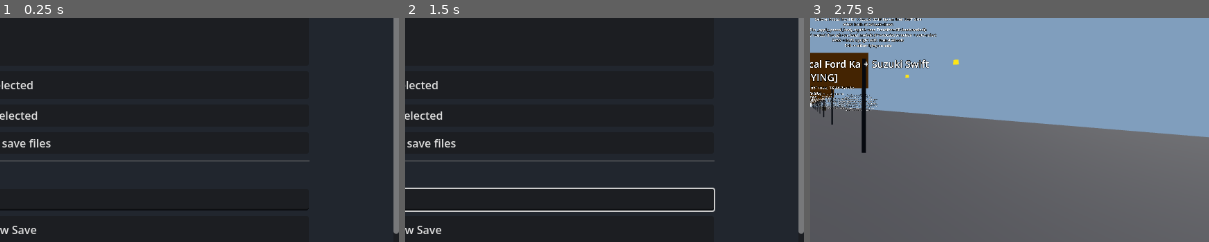
Above: before the commit, frames 1-3 (left to right).
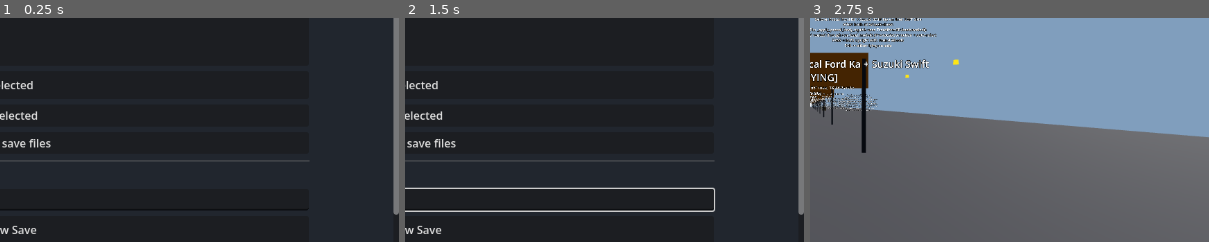
Above: after the commit, the same moments.

Repository: Apn0/CeDo-Sim
Game: Godot game, scene res://src/scenes/menus/main_menu/MainMenu.tscn
The game is run twice, just before and just after one commit, with the same random seed, the same clock (stepped at 60 frames per second) and the same inputs.
Inputs (mouse positions are % of the whole screen's width and height, from its top left):
- Up to frame 1 (0.25 s): no input
- Up to frame 2 (1.5 s): click (50, 71) at 0.52 s; type "Alex" at 0.6 s; click "Setup World Layout" at 1.25 s
- Up to frame 3 (2.75 s): click "TEST GAUNTLET (verify the bac…" at 2 s
The pictures show only the part of the screen within x 50-100%, y 31-81%; the shares and areas given below are measured in that part.

The runs differ from the first frame. In frame 1, 0.1% of the frame differs, in the area x 98-100%, y 87-97%; in frame 2, 0.1%; in frame 3, nothing differs.

Commit message:
Extruder test gauntlet — flat-floor live-editing bench + main-menu button
New ExtruderGauntlet scene (extends GauntletWorld for floor/sun/player/
HUD/BuildMode plumbing, no station signs):
- detailed extruder unit (catalog extruder_3a) at (8,0,10)
- cutter-compactor / PCU at the intake side
- lump cart at the laser-filter discharge
- Extruder3B.tscn sim brain co-located with the detailed model
  (placeholder box hidden) so HMI scopes, SWI-049 startup, SimTick and
  the FAULT cascade run against the real ExtruderModel.

MainMenu: 'Extruder test gauntlet' button added programmatically after
Macro sandbox. Intended workflow: run from the Godot editor and use
live scene editing to tune values in-session, then persist confirmed
values to the static scripts/catalog.

Verified: headless boot prints all four _ready stage markers, no script
errors.

Co-Authored-By: Claude Fable 5 <noreply@anthropic.com>

Diff:
--- a/src/scenes/menus/main_menu/MainMenu.gd
+++ b/src/scenes/menus/main_menu/MainMenu.gd
@@ -47,6 +47,16 @@
 	sandbox_btn.pressed.connect(_on_sandbox_pressed)
 	if vbox != null:
 		vbox.add_child(sandbox_btn)
+	# Extruder test gauntlet — flat-floor live-editing bench: one detailed
+	# extruder + cutter-compactor + live ExtruderMachine sim. Meant to be run
+	# alongside the Godot editor so live scene editing applies in-session.
+	var extg_btn := Button.new()
+	extg_btn.text = "Extruder test gauntlet"
+	extg_btn.custom_minimum_size = Vector2(0, 40)
+	extg_btn.mouse_filter = Control.MOUSE_FILTER_STOP
+	extg_btn.pressed.connect(_on_extruder_gauntlet_pressed)
+	if vbox != null:
+		vbox.add_child(extg_btn)
 		vbox.move_child(sandbox_btn, customize_btn.get_index() + 1)
 	# Feature Tester — sandbox with live dials for tuning a new feature's look
 	# (starts with the water-pipe + film stream).
@@ -128,6 +138,12 @@
 	_go_to_scene("res://src/scenes/world/GauntletWorld.tscn",
 		"Loading gauntlet…", "")
 
+## Flat-floor extruder bench (extruder + PCU + live sim) for editor-driven
+## live tuning. See ExtruderGauntlet.gd.
+func _on_extruder_gauntlet_pressed() -> void:
+	_go_to_scene("res://src/scenes/world/ExtruderGauntlet.tscn",
+		"Loading extruder bench…", "")
+
 # ── Save-file deletion ───────────────────────────────────────────────────────
 ## Translate the display name back to the on-disk filename. "default" is the
 ## historical label for the legacy `cedo_simulator_save.json`; everything else
--- /dev/null
+++ b/src/scenes/world/ExtruderGauntlet.gd
@@ -0,0 +1,92 @@
+extends "res://src/scenes/world/GauntletWorld.gd"
+##
+## EXTRUDER TEST GAUNTLET — a minimal live-editing bench.
+##
+## Flat floor + sun + player + ONE extruder line rig:
+##   * detailed extruder unit (catalog "extruder_3a" — EIRENE/Wave-Cut model)
+##   * cutter-compactor / PCU (catalog "cutter_compactor") at the intake side
+##   * lump cart parked at the laser-filter discharge
+##   * Extruder3B.tscn sim brain (ExtruderMachine + ExtruderConfig) placed at
+##     the detailed model with its placeholder box hidden — so the HMI scopes,
+##     SWI-049 startup flow, SimTick ticking and the FAULT cascade all run
+##     against the real sim while the operator looks at the real model.
+##
+## Purpose: run from the Godot editor (F5 → this scene, or via the main-menu
+## button) and use LIVE SCENE EDITING — tweak transforms/params in the editor
+## while the debugger session is running, watch them apply in-game, then save
+## confirmed values back into the static scripts/catalog.
+##
+## Inherits GauntletWorld for the floor/sun/player/HUD/BuildMode plumbing but
+## replaces the station walk entirely — no signs, no Y/N/R status board.
+
+func _ready() -> void:
+	print("[ExtruderGauntlet] _ready start")
+	_build_bench_floor()
+	_build_sky_light()
+	print("[ExtruderGauntlet] floor+light done, building rig…")
+	_build_rig()
+	print("[ExtruderGauntlet] rig done, spawning player…")
+	_build_player()
+	OperatorContext.spawn_under(self, _player)
+	_spawn_build_mode()
+	_spawn_hud()
+	Input.mouse_mode = Input.MOUSE_MODE_CAPTURED
+	print("[ExtruderGauntlet] bench ready — extruder_3a + cutter_compactor + lump cart; HMI + BuildMode live")
+
+## Fixed 60×40 slab — the parent's floor sizes itself from STATIONS, which
+## this bench doesn't use.
+func _build_bench_floor() -> void:
+	var floor_body := StaticBody3D.new()
+	floor_body.name = "BenchFloor"
+	add_child(floor_body)
+	var mesh := MeshInstance3D.new()
+	var bm := BoxMesh.new()
+	bm.size = Vector3(60.0, FLOOR_THICKNESS_M, 40.0)
+	mesh.mesh = bm
+	var mat := StandardMaterial3D.new()
+	mat.albedo_color = Color(0.30, 0.30, 0.32)
+	mat.roughness = 0.88
+	mesh.material_override = mat
+	mesh.position = Vector3(10.0, -FLOOR_THICKNESS_M * 0.5, 8.0)
+	floor_body.add_child(mesh)
+	var col := CollisionShape3D.new()
+	var bx := BoxShape3D.new()
+	bx.size = bm.size
+	col.shape = bx
+	col.position = mesh.position
+	floor_body.add_child(col)
+
+func _build_rig() -> void:
+	# Detailed extruder unit — long axis on Z, intake (rear) at -Z.
+	var ext : Node3D = PlaceableCatalog.build_node("extruder_3a", false, false)
+	if ext != null:
+		add_child(ext)
+		ext.global_position = Vector3(8.0, 0.0, 10.0)
+	# Cutter-compactor (PCU / agglomerator) at the intake side.
+	var pcu : Node3D = PlaceableCatalog.build_node("cutter_compactor", false, false)
+	if pcu != null:
+		add_child(pcu)
+		pcu.global_position = Vector3(8.0, 0.0, 0.5)
+	# Lump cart near the laser-filter discharge (front half of the unit).
+	var cart : Node3D = PlaceableCatalog.build_node("lump_cart", false, false)
+	if cart != null:
+		add_child(cart)
+		cart.global_position = Vector3(5.5, 0.0, 14.0)
+	# Sim brain: full ExtruderMachine (model + HMI binding + InteractionArea),
+	# co-located with the detailed model. Its placeholder box mesh is hidden so
+	# the catalog model is the only visible extruder; collision + interaction
+	# area + debug label stay live.
+	var brain_scene := load("res://src/scenes/machines/Extruder3B.tscn") as PackedScene
+	if brain_scene != null:
+		var brain := brain_scene.instantiate() as Node3D
+		brain.name = "ExtruderBrain"
+		add_child(brain)
+		brain.global_position = Vector3(8.0, 0.0, 10.0)
+		var body_mesh := brain.get_node_or_null("Body/BodyMesh") as MeshInstance3D
+		if body_mesh != null:
+			body_mesh.visible = false
+		var lbl := brain.get_node_or_null("DebugLabel") as Label3D
+		if lbl != null:
+			lbl.text = "Extruder bench (live sim)"
+	else:
+		push_warning("[ExtruderGauntlet] Extruder3B.tscn missing — no live sim brain")
--- /dev/null
+++ b/src/scenes/world/ExtruderGauntlet.tscn
@@ -0,0 +1,6 @@
+[gd_scene format=3 uid="uid://cf6kkeimsdn01"]
+
+[ext_resource type="Script" path="res://src/scenes/world/ExtruderGauntlet.gd" id="1_extg"]
+
+[node name="ExtruderGauntlet" type="Node3D"]
+script = ExtResource("1_extg")
